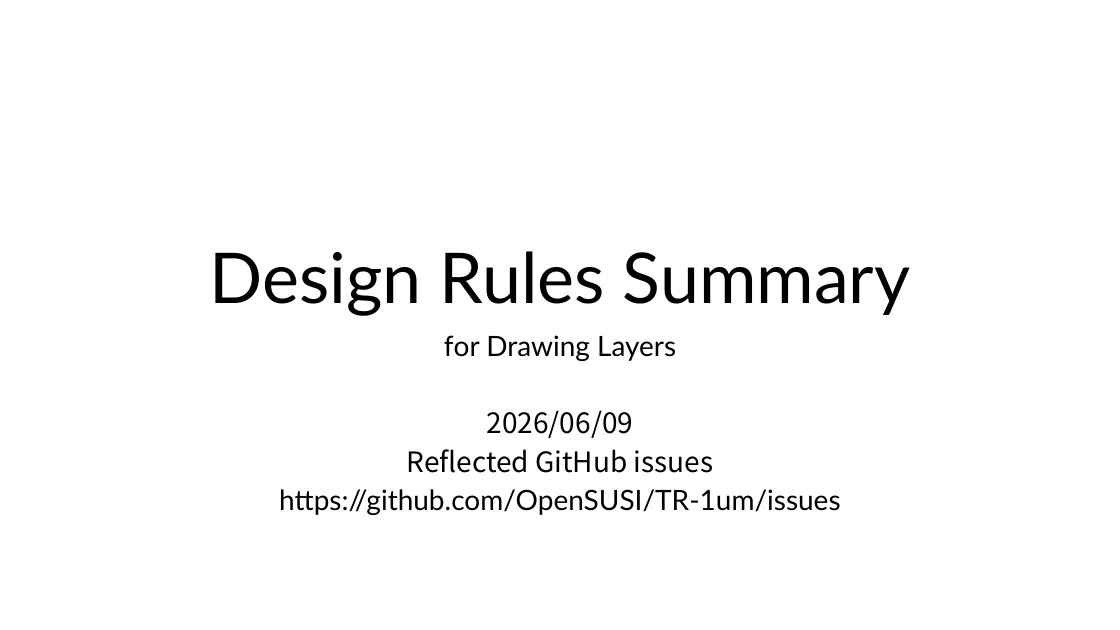
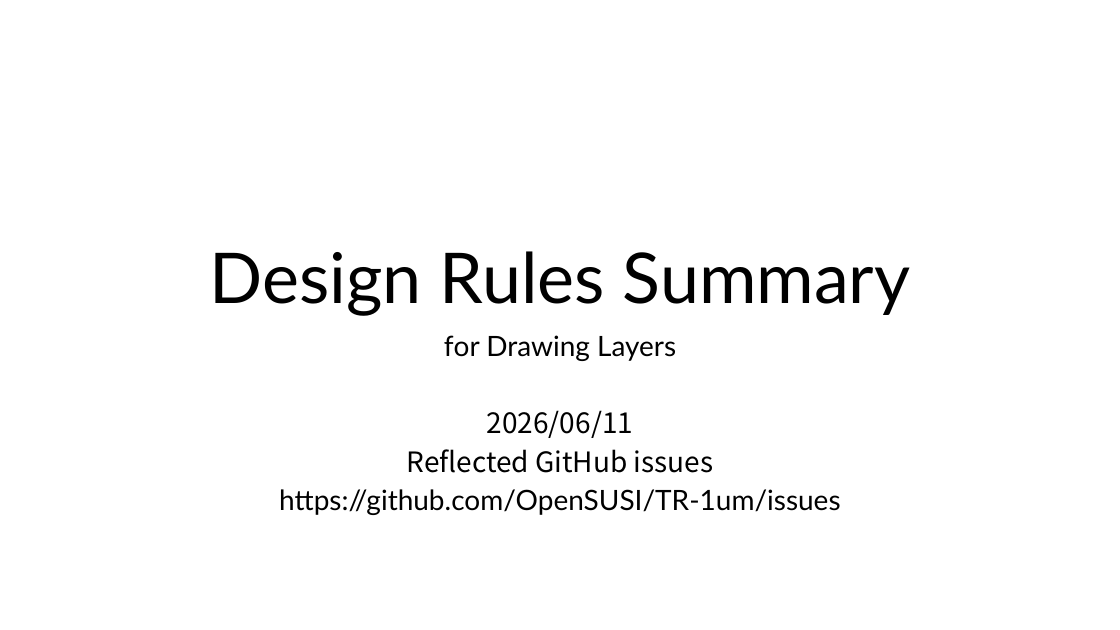
Before and after one commit to OpenSUSI/TR-1um, a slide deck: slide 1 of Document/TR-1um_DRC_summary.pptx. Drawn at 1120x630 pixels with LibreOffice and Linux fonts; fonts in the diff are those of the drawing. Boxes give left, top, right and bottom in pixels: in the first picture for what was removed or moved away, otherwise in the second. Text is boxed around its words. In the diff, an @@ line names an element or a change of style, - is before the commit and + after.

```diff
--- a/Document/TR-1um_DRC_summary.pptx
+++ b/Document/TR-1um_DRC_summary.pptx
@@ subtitle at [487, 410, 633, 438]: text changed @@
-2026/06/09
+2026/06/11
```
Also in this commit, not shown: 1 other file.
